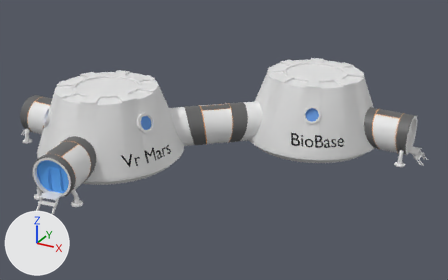
The FBX model Project Assets/MarsBaseWithInterior.fbx as it was, and as the next commit left it.
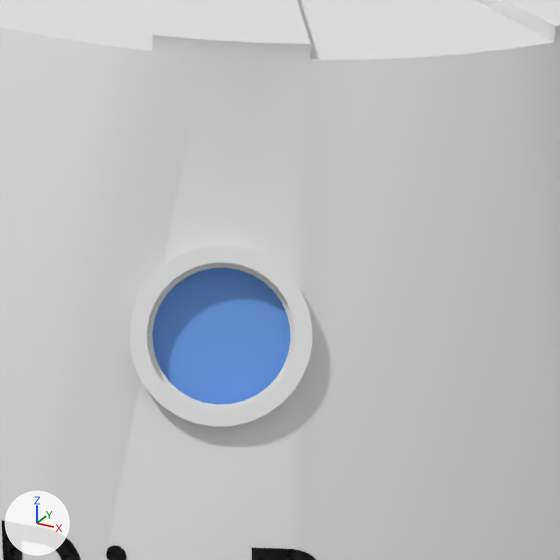
The first picture shows the older version from a 50 mm camera at (44.6, -76.8, 39.8) aimed at (1.7, 1.3, 0.8). The close-ups show both versions on the part from 65% to 77% of the width and 30% to 49% of the height of that picture; other places that the commit changed are outside them. Arrows for +X, +Y and +Z are at lower left; the lights stay in place. Where no turn or scale is listed for an object, it has been applied to the vertices. Vertices at the same position are counted once.

Names of what the first close-up shows: 'MarsBase', 'Text.001'.
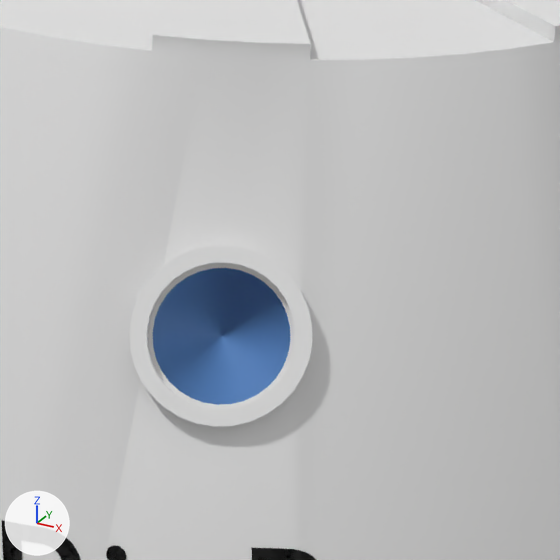
Patch to the scene script:
```diff
--- a/Project Assets/MarsBaseWithInterior.fbx.py
+++ b/Project Assets/MarsBaseWithInterior.fbx.py
@@ mat_material_006 @@
+mat_material_006 = principled_material('Material.006')
+mat_material_006.base_color = (0.8, 0.8, 0.8)  # white #e7e7e7
@@ me_cylinder_014 @@
 # used by ob_marsbase; location = (0.35, 2.69, 0.5); rotation_euler = (-1.751, 1.571, 0.0), in degrees (-100, 90, 0); scale = (4.19, 4.19, 4.19)
-me_cylinder_014.from_pydata(...)  # 18178 vertices, 16039 faces; spans x -2.36..0.4, y -7.53..7.41, z -5.92..6.29
-me_cylinder_014.materials.append(mat_material)  # blue #5cacff
+me_cylinder_014.from_pydata(...)  # 7873 vertices, 6705 faces; spans x -2.36..0.4, y -7.53..7.41, z -5.92..6.29
+# me_cylinder_014 part 1: 256 faces spanning x -1.73..-1.14, y -4.92..5.32, z -3.6..3.36 switch from mat_material_001 (blue #659de7) to mat_material_002 (its picture is missing)
 me_cylinder_014.materials.append(mat_material_004)
 me_cylinder_014.materials.append(mat_material_005)
+me_cylinder_014.materials.append(mat_material_006)  # white #e7e7e7
@@ me_cylinder_025 @@
+me_cylinder_025.from_pydata(...)  # 128 vertices, 98 faces; spans x 13.38..15.34, y 1.26..2.51, z 4.84..6.77
+me_cylinder_025.materials.append(mat_material_001)  # blue #659de7
@@ ob_marsbase_006 @@
+ob_marsbase_006 = bpy.data.objects.new('MarsBase.006', me_cylinder_025)
+ob_marsbase_006.location = (0.35, 2.69, 0.5)
```

Boxes (x1, y1, x2, y2) around the edits, measured in the close-ups (560 x 560 px):
'MarsBase.006', added (blue)
    after: (153, 268, 290, 405)
part 1 of me_cylinder_014, recoloured
    both: (152, 268, 264, 386)
